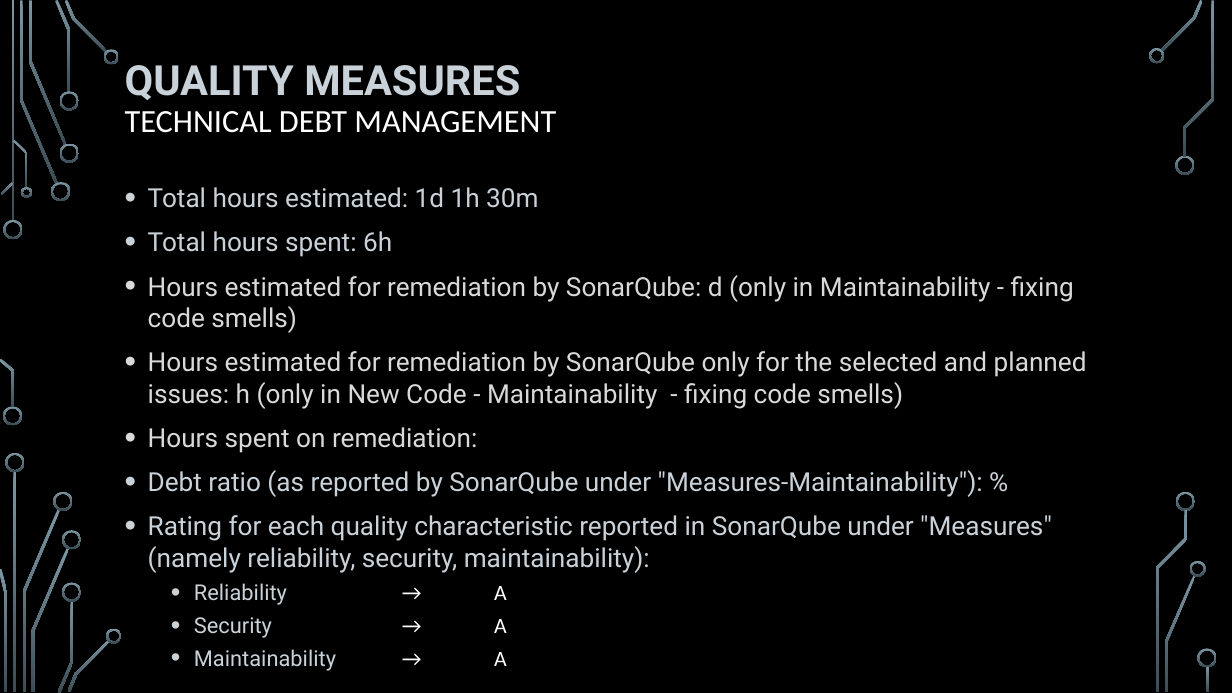
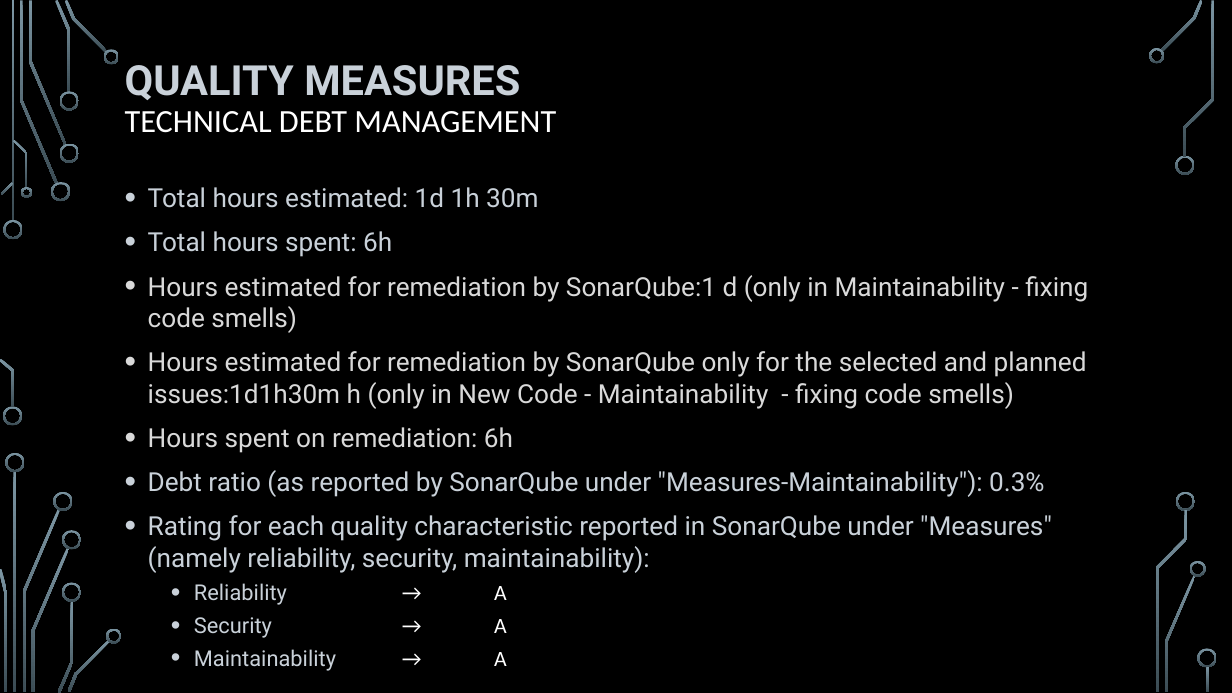
Before and after one commit to HeydarliAtabay/SolidarityPurchasingGroup, a slide deck: slide 12 of Retrospective/Sprint 4 - Retrospective.pptx. Drawn at 1232x693 pixels with LibreOffice and Linux fonts; fonts in the diff are those of the drawing; background and template pictures are left out. Boxes give left, top, right and bottom in pixels: in the first picture for what was removed or moved away, otherwise in the second. Text is boxed around its words. In the diff, an @@ line names an element or a change of style, - is before the commit and + after.

```diff
--- a/Retrospective/Sprint 4 - Retrospective.pptx
+++ b/Retrospective/Sprint 4 - Retrospective.pptx
@@ text at box(148, 275, 1088, 497): text changed @@
-• Hours estimated for remediation by SonarQube: d (only in Maintainability - fixing code smells)
-• Hours estimated for remediation by SonarQube only for the selected and planned issues: h (only in New Code - Maintainability - fixing code smells)
-• Hours spent on remediation:
-• Debt ratio (as reported by SonarQube under "Measures-Maintainability"): %
+• Hours estimated for remediation by SonarQube:1 d (only in Maintainability - fixing code smells)
+• Hours estimated for remediation by SonarQube only for the selected and planned issues:1d1h30m h (only in New Code - Maintainability - fixing code smells)
+• Hours spent on remediation: 6h
+• Debt ratio (as reported by SonarQube under "Measures-Maintainability"): 0.3%
```
Also in this commit, not shown: 7 other slides changed.
